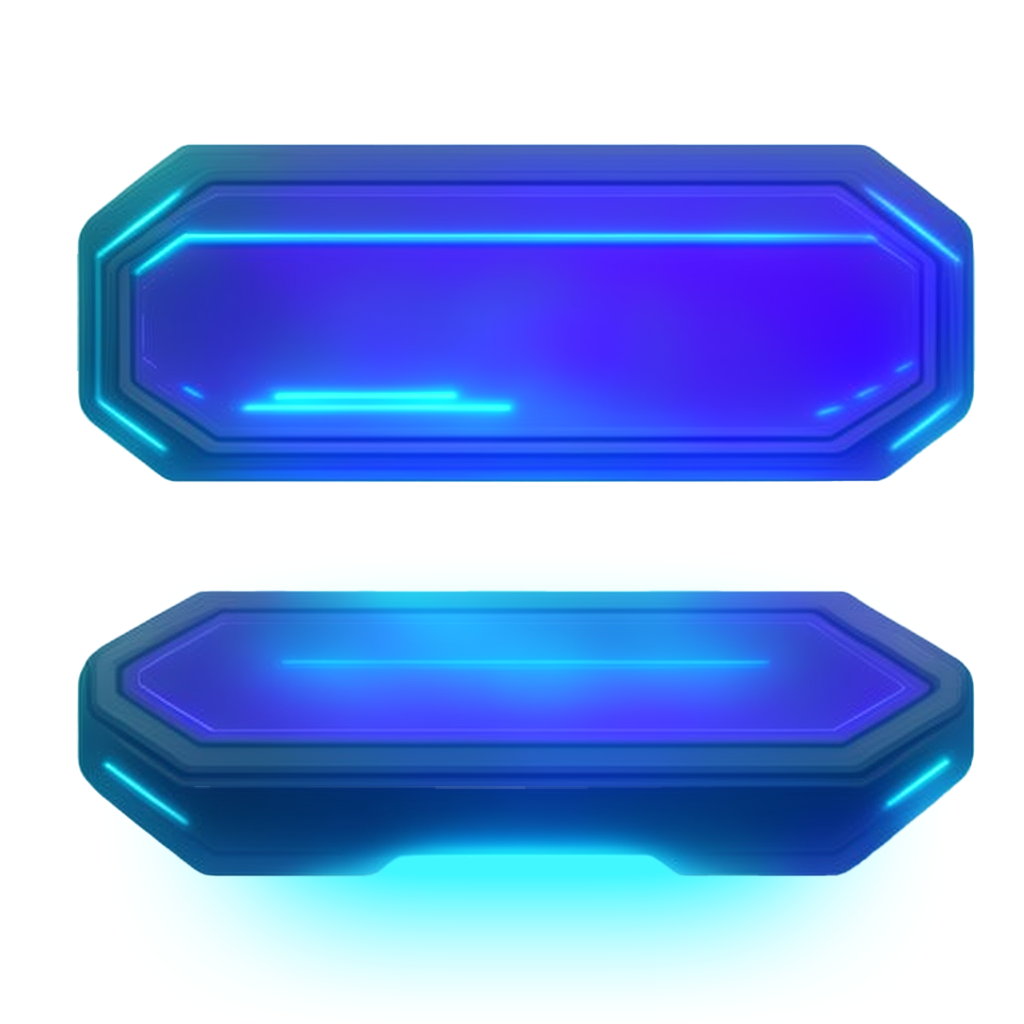
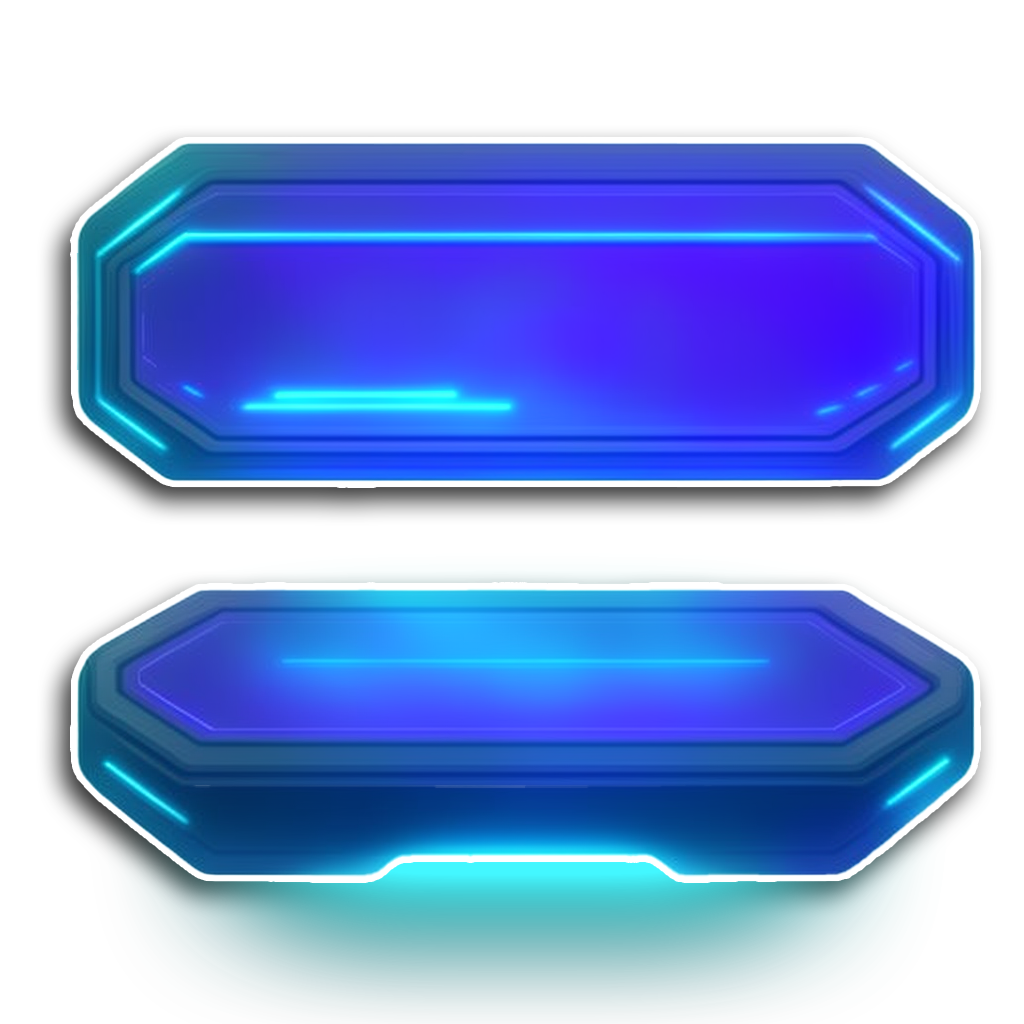
Before/after of a 1024 x 1024 layered artwork. What changed in the layer stack:
added layer "Layer 5" above "Layer 1" over 69, 136, 982, 1024
hid "Layer 1" over 75, 588, 976, 879
hid "Layer 2" over 75, 143, 976, 484
